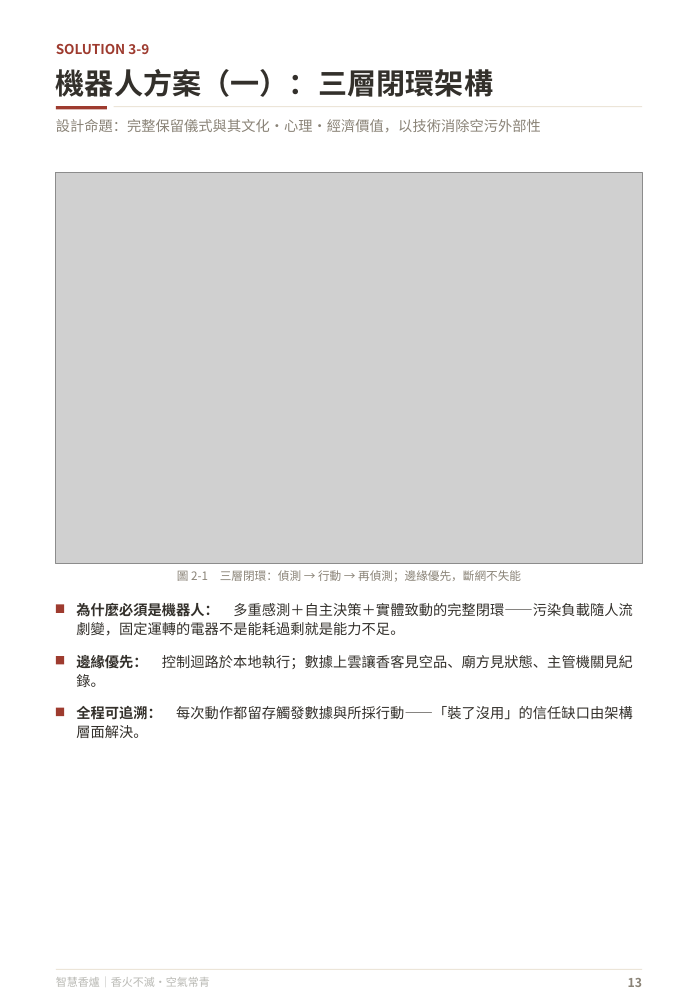
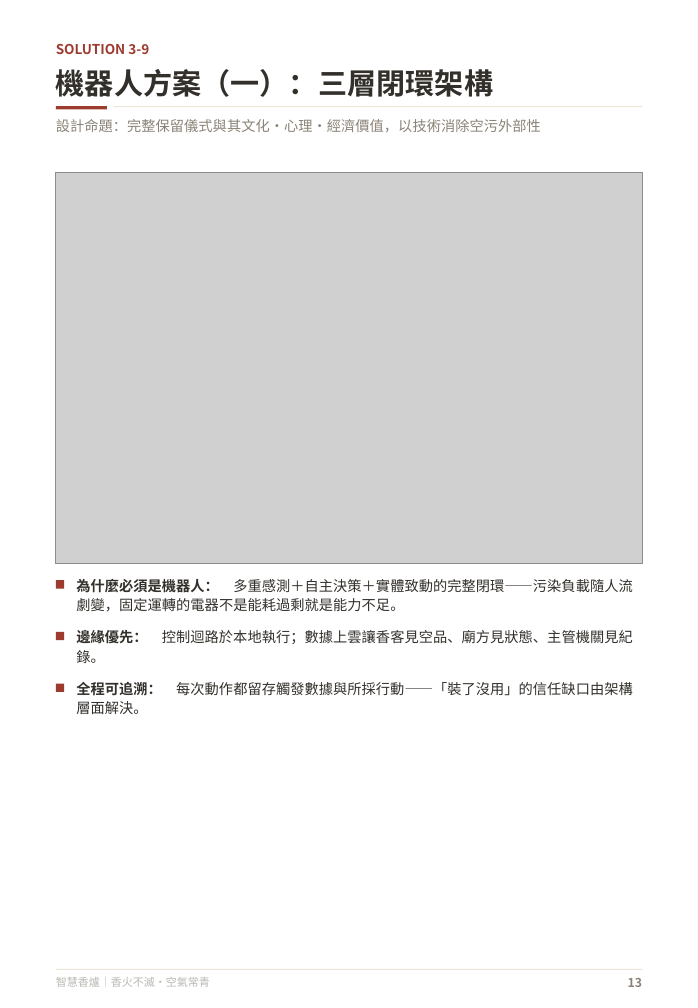
Before and after one commit to feihong9487/WRO2026, a slide deck: slide 14 of 簡報/未來新創家＿高中職組_v3.pptx. Drawn at 698x1008 pixels with LibreOffice and Linux fonts; fonts in the diff are those of the drawing; grey boxes stand for pictures. Boxes give left, top, right and bottom in pixels: in the first picture for what was removed or moved away, otherwise in the second. Text is boxed around its words. In the diff, an @@ line names an element or a change of style, - is before the commit and + after.

```diff
--- a/簡報/未來新創家＿高中職組_v3.pptx
+++ b/簡報/未來新創家＿高中職組_v3.pptx
@@ text removed at [177,568,521,584] @@
-圖 2-1 三層閉環：偵測 → 行動 → 再偵測；邊緣優先，斷網不失能
@@ 3 texts, 3 rectangles: place and size @@
-3 texts, 3 rectangles at [56,603,633,720]
+3 texts, 3 rectangles at [56,579,633,696]
```
Also in this commit, not shown: 18 other slides changed, 5 other files.
